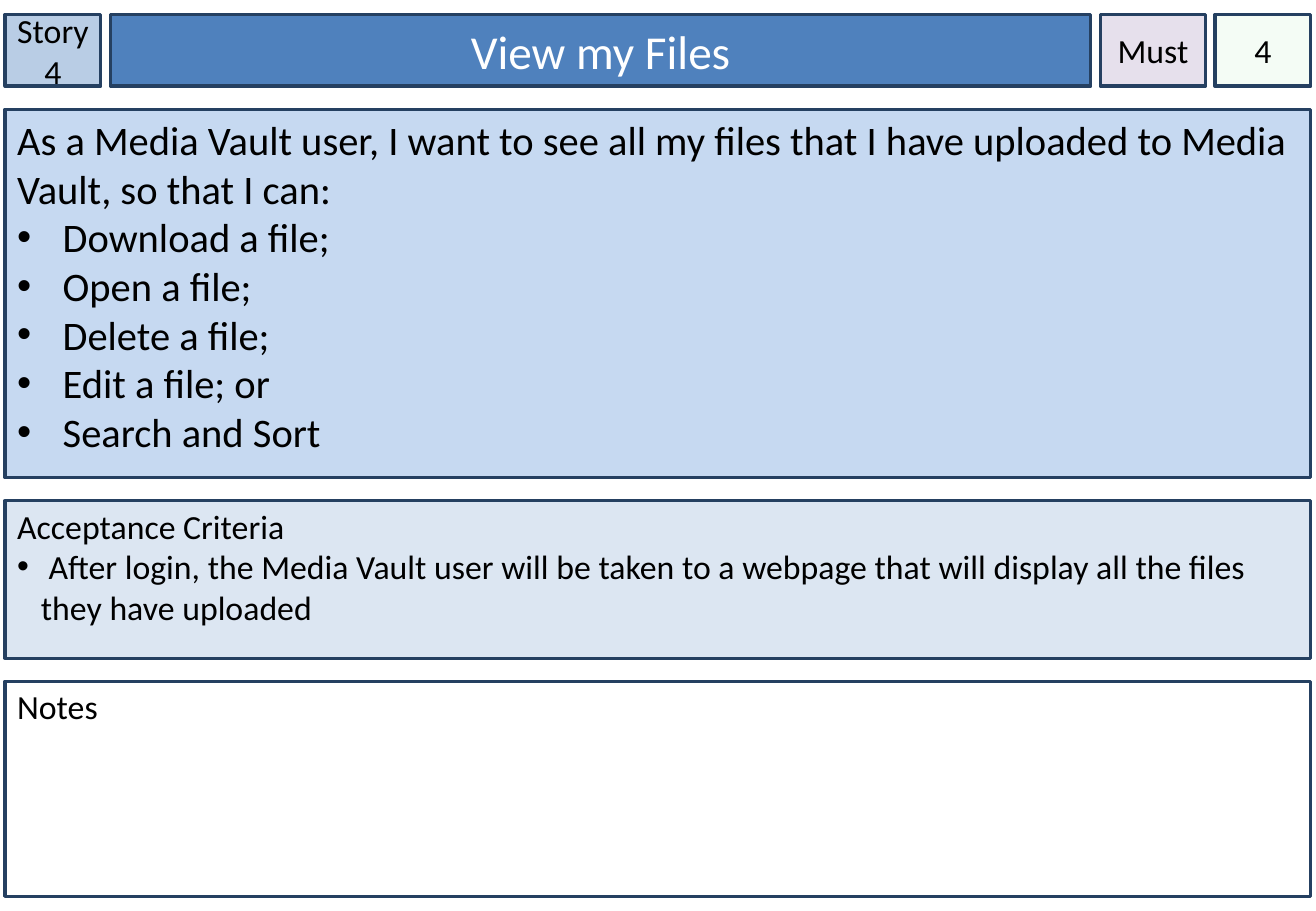
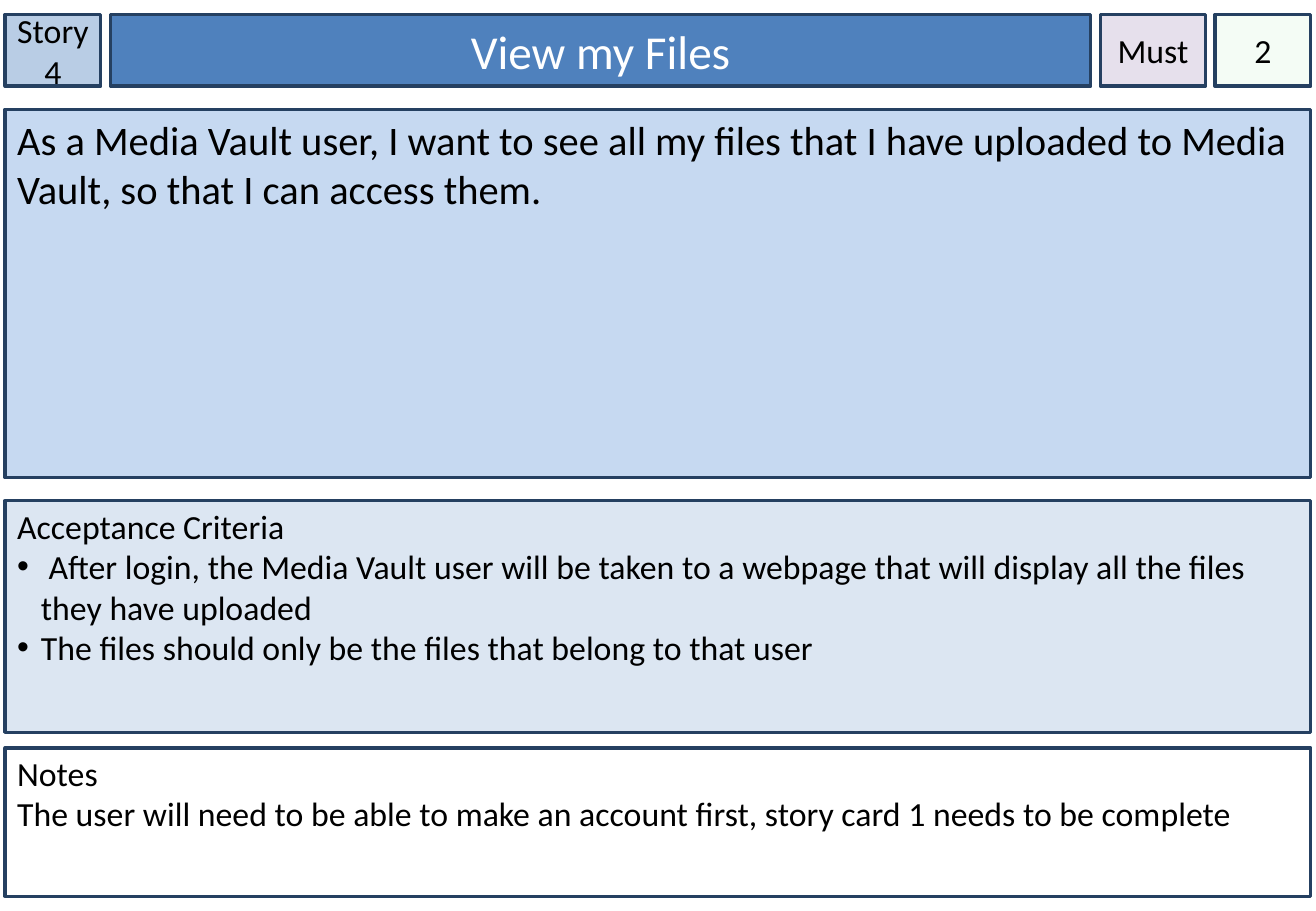
Before and after one commit to Lewibra/IFB299, a slide deck: slide 6 of Stories/Story Cards.pptx. Drawn at 1316x911 pixels with LibreOffice and Linux fonts; fonts in the diff are those of the drawing. Boxes give left, top, right and bottom in pixels: in the first picture for what was removed or moved away, otherwise in the second. Text is boxed around its words. In the diff, an @@ line names an element or a change of style, - is before the commit and + after.

```diff
--- a/Stories/Story Cards.pptx
+++ b/Stories/Story Cards.pptx
@@ text in rectangle at bbox=[1254, 41, 1271, 63]: text changed @@
-4
+2
@@ text in rectangle at bbox=[17, 127, 1286, 209]: text changed @@
-As a Media Vault user, I want to see all my files that I have uploaded to Media Vault, so that I can:
-• Download a file;
-• Open a file;
-• Delete a file;
-• Edit a file; or
-• Search and Sort
+As a Media Vault user, I want to see all my files that I have uploaded to Media Vault, so that I can access them.
@@ rectangle "Acceptance Criteria": place and size @@
-rectangle "Acceptance Criteria" at bbox=[5, 501, 1311, 659]
+rectangle "Acceptance Criteria" at bbox=[5, 501, 1311, 733]
@@ text in rectangle at bbox=[41, 636, 812, 666]: paragraph added @@
+• The files should only be the files that belong to that user
@@ rectangle "Notes": place and size @@
-rectangle "Notes" at bbox=[5, 682, 1311, 897]
+rectangle "Notes" at bbox=[5, 749, 1311, 897]
@@ text in rectangle at bbox=[17, 802, 1231, 832]: paragraph added @@
+The user will need to be able to make an account first, story card 1 needs to be complete
```
Also in this commit, not shown: 20 other slides changed, 2 slides added, 2 slides removed.
